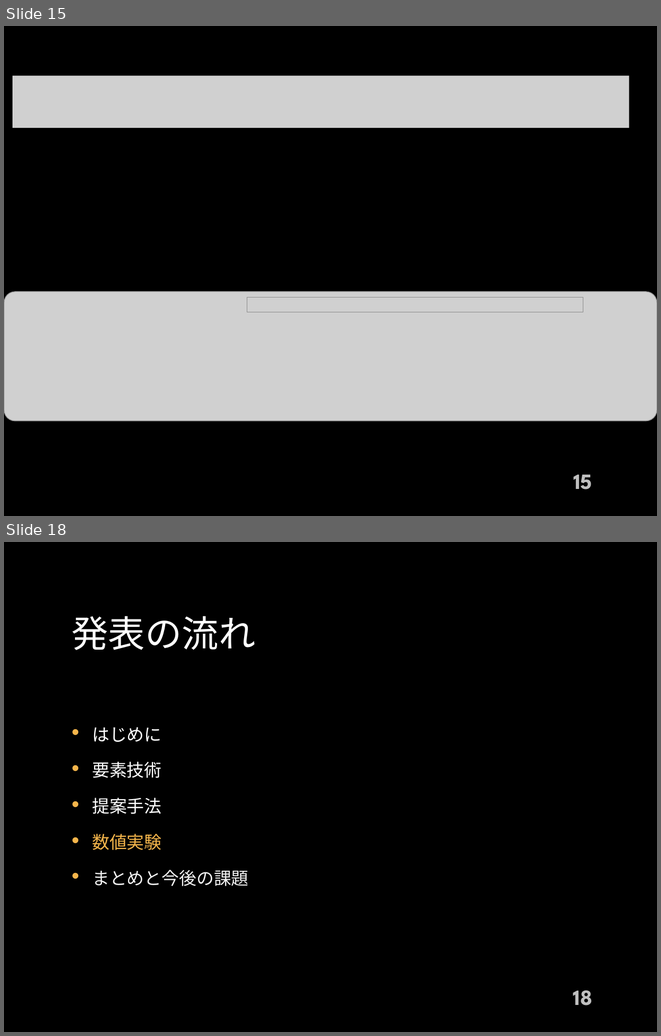
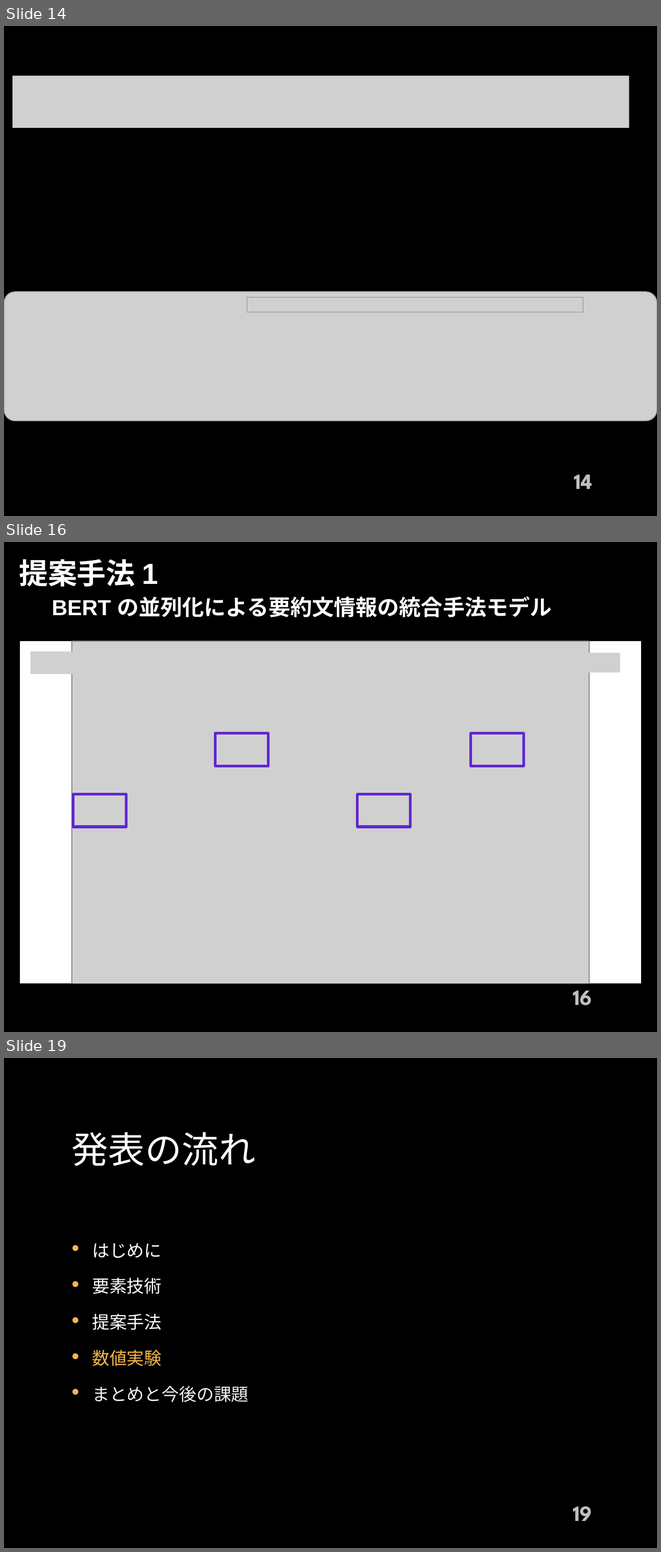
Before and after one commit to 1g-hub/takayama_b, a slide deck: prsn/shuron/Master_Slide_2210104043_Yusei_Takayama.pptx. Shown one above the other, each under a label of ours: slides 15 and 18 before the commit, slides 14, 16 and 19 after it; the slides between them are not shown. The pictures are 661x1036 and 661x1552 pixels, drawn with LibreOffice and Linux fonts; fonts in the diff are those of the drawing; grey boxes stand for pictures; background and template pictures are left out. Boxes give left, top, right and bottom in pixels: in the first picture for what was removed or moved away, otherwise in the second. Text is boxed around its words. In the diff, an @@ line names an element or a change of style, - is before the commit and + after.

```diff
--- a/prsn/shuron/Master_Slide_2210104043_Yusei_Takayama.pptx
+++ b/prsn/shuron/Master_Slide_2210104043_Yusei_Takayama.pptx
@@ slide 16 added at bbox=[4, 542, 657, 1032], background picture (left out) @@
@@ text added at bbox=[19, 559, 551, 617], 24 pt, text #FFFFFF, bold @@
+提案手法 1
+BERT の並列化による要約文情報の統合手法モデル
@@ rectangle added at bbox=[20, 641, 641, 983], fill #FFFFFF @@
@@ picture added at bbox=[31, 652, 306, 674] @@
@@ picture added at bbox=[72, 641, 589, 983] @@
@@ picture added at bbox=[387, 653, 620, 672] @@
@@ rectangle added at bbox=[215, 733, 268, 766], outline #6027D1 3 pt @@
@@ rectangle added at bbox=[471, 733, 524, 766], outline #6027D1 3 pt @@
@@ rectangle added at bbox=[73, 794, 126, 827], outline #6027D1 3 pt @@
@@ rectangle added at bbox=[358, 794, 410, 827], outline #6027D1 3 pt @@
@@ page number added at bbox=[573, 983, 592, 1005], 24 pt, text #BFBFBF, bold @@
+16
@@ what was slide 15 is now slide 14 @@
@@ page number at bbox=[574, 474, 592, 489]: text changed @@
-15
+14
@@ what was slide 18 is now slide 19 @@
@@ page number at bbox=[573, 1506, 592, 1521]: text changed @@
-18
+19
```
Also in this commit, not shown: 16 slides changed, 4 other slides added, 2 slides removed, 40 other files.
